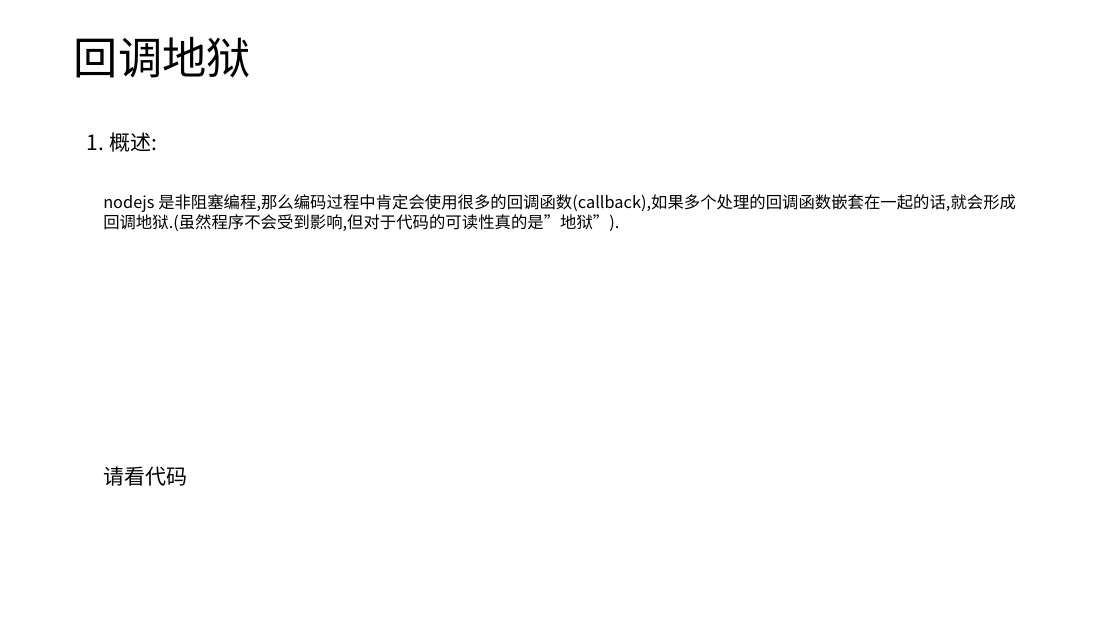
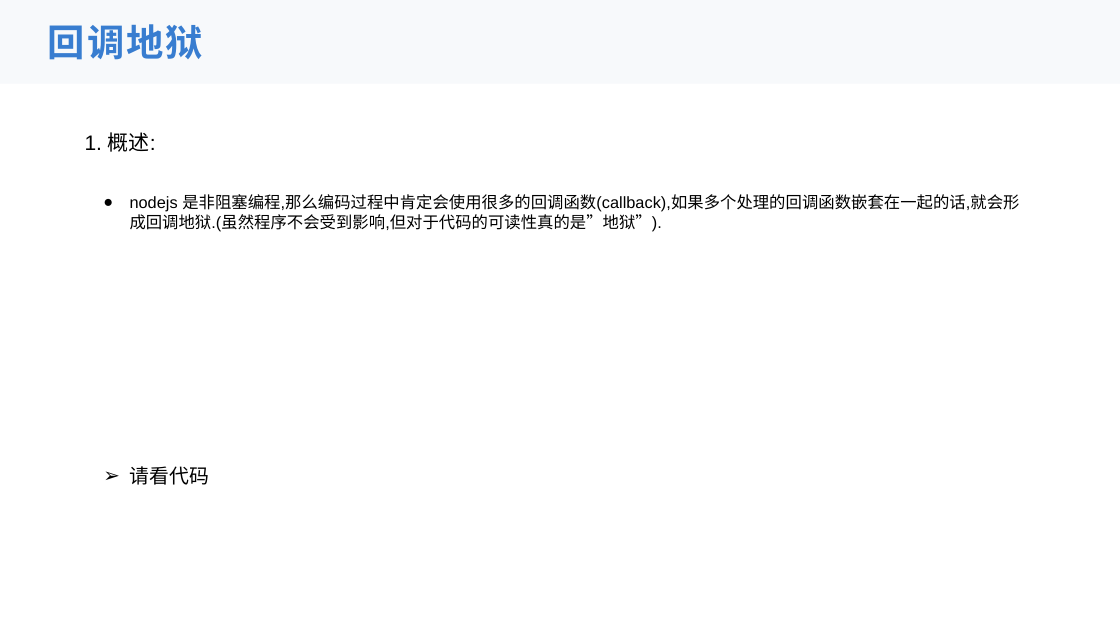
Before and after one commit to sz928/nodeJsDemo, a slide deck: slide 8 of nodejs入门.pptx. Drawn at 1120x630 pixels with LibreOffice and Linux fonts; fonts in the diff are those of the drawing. Boxes give left, top, right and bottom in pixels: in the first picture for what was removed or moved away, otherwise in the second. Text is boxed around its words. In the diff, an @@ line names an element or a change of style, - is before the commit and + after.

```diff
--- a/nodejs入门.pptx
+++ b/nodejs入门.pptx
@@ rectangle added at bbox=[0, 0, 1120, 84], fill #F4F7FA at 70% opacity @@
@@ text "回调地狱": place and size @@
-text "回调地狱" at bbox=[74, 37, 485, 85]
+text "回调地狱" at bbox=[48, 24, 203, 60]
@@ text "回调地狱" at bbox=[48, 24, 203, 60]: size 37.9 to 32 pt, text colour #000000 to #387DD0, letter spacing 0 to 1.6 pt, bold on; line spacing 0.9 to 1; vertical alignment top to middle; fill #FFFFFF to none; outline #FFFFFF 1 pt to none @@
@@ text "1. 概述:" at bbox=[85, 132, 156, 152]: font Noto Sans CJK SC to Arial @@
@@ text "nodejs 是非阻塞编程,那么编码过程中肯定会使用很多的回调函数(callback),如果多个处理的回调函数嵌套在一起 ..." at bbox=[130, 194, 1019, 232]: font Noto Sans CJK SC to Arial; bullet none to ● @@
@@ text "请看代码" at bbox=[130, 466, 209, 485]: size 18 to 17 pt, font Noto Sans CJK SC to Arial; bullet none to ➢ @@
```
Also in this commit, not shown: 6 other slides changed.
